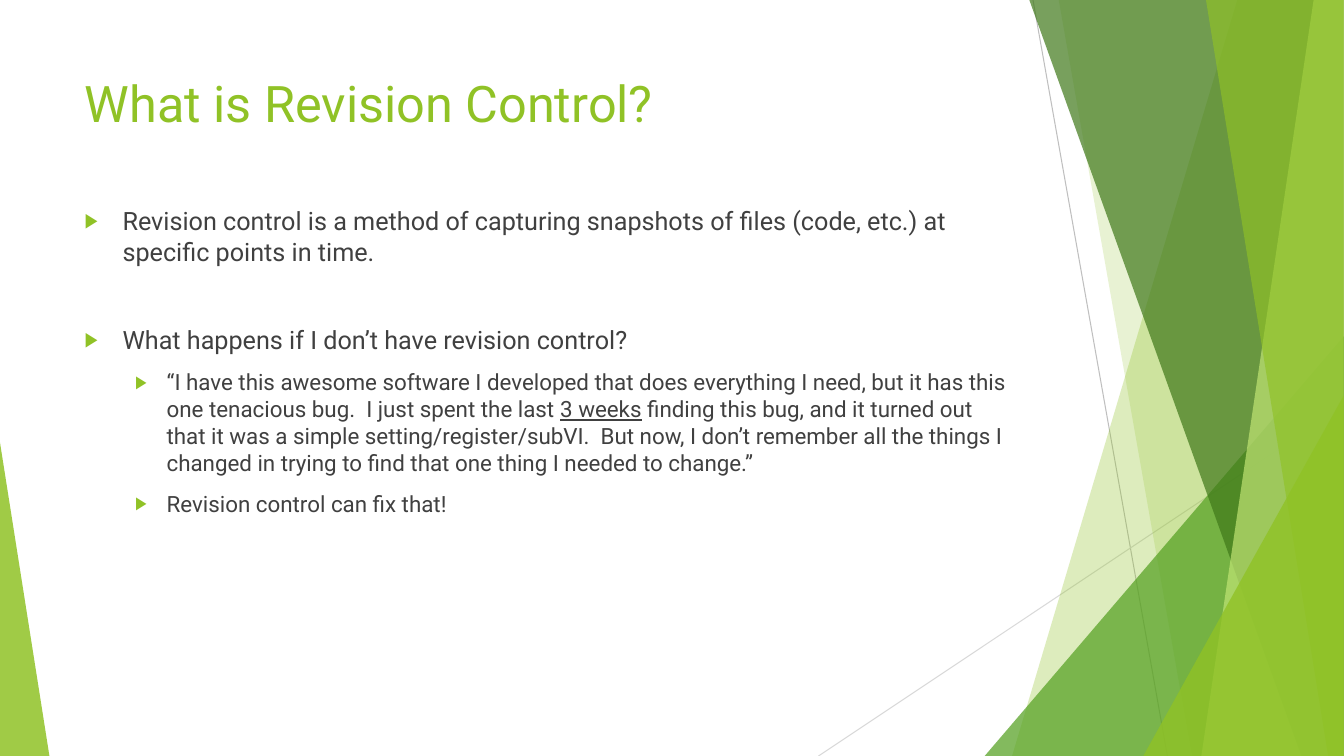
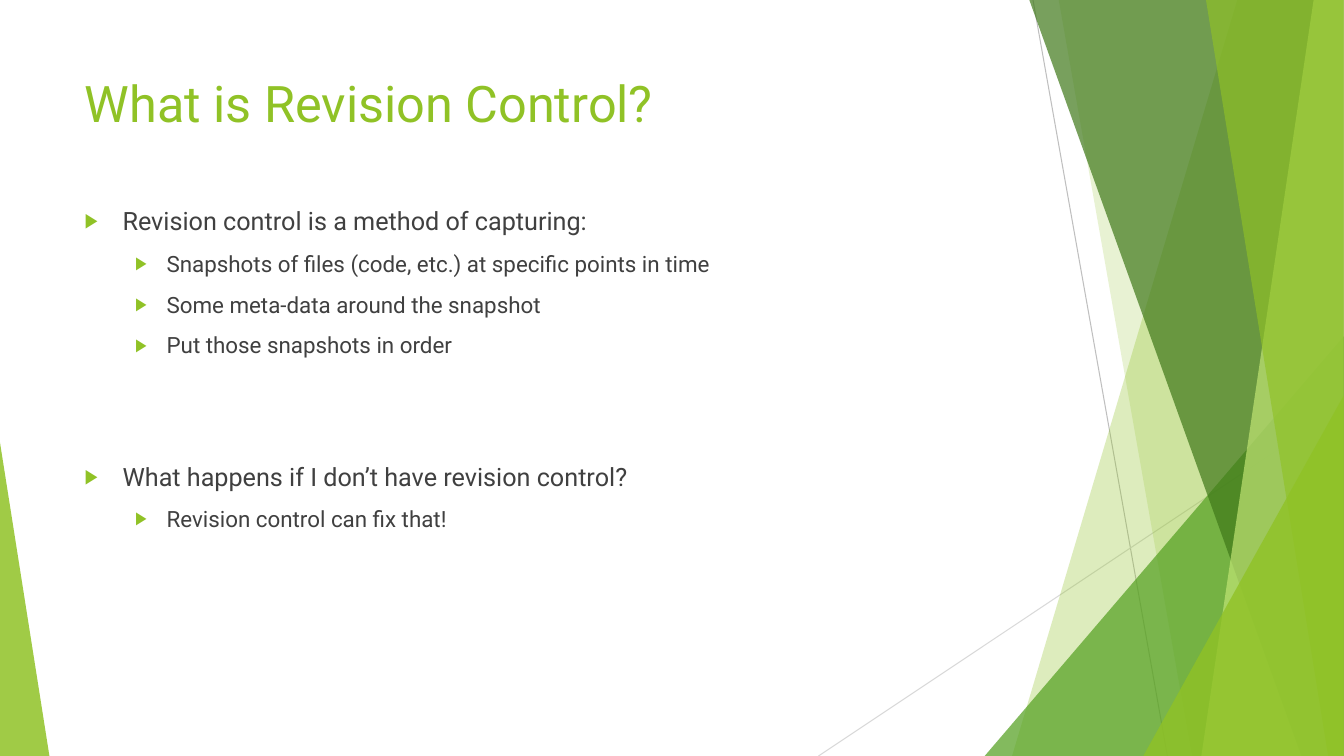
Before and after one commit to sethkaz/git-presentation, a slide deck: slide 5 of Git and LV.pptx. Drawn at 1344x756 pixels with LibreOffice and Linux fonts; fonts in the diff are those of the drawing. Boxes give left, top, right and bottom in pixels: in the first picture for what was removed or moved away, otherwise in the second. Text is boxed around its words. In the diff, an @@ line names an element or a change of style, - is before the commit and + after.

```diff
--- a/Git and LV.pptx
+++ b/Git and LV.pptx
@@ text at <box>123,211,709,358</box>: text changed; size 18 to 16 pt @@
-▶ Revision control is a method of capturing snapshots of files (code, etc.) at specific points in time.
+▶ Revision control is a method of capturing:
+  ▶ Snapshots of files (code, etc.) at specific points in time
+  ▶ Some meta-data around the snapshot
+  ▶ Put those snapshots in order
@@ text at <box>167,373,1006,476</box>: paragraph removed @@
-  ▶ “I have this awesome software I developed that does everything I need, but it has this one tenacious bug. I just spent the last 3 weeks finding this bug, and it turned out that it was a simple setting/register/subVI. But now, I don’t remember all the things I changed in trying to find that one thing I needed to change.”
```
Also in this commit, not shown: 9 other slides changed, 1 slide added.
